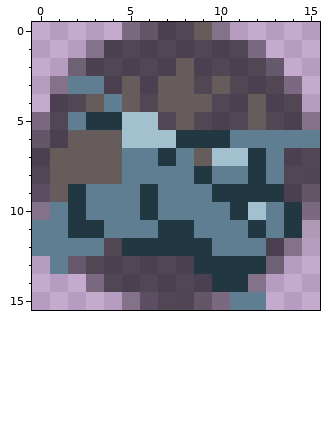
One commit to this pixel-art sprite: Code/TeamTopdown/TeamTopdown/sprites/turretdead.png. The picture above is the old version.
The file is 16x16 pixels. Pixels under 10% opacity are left out. Colours within 5 levels of each other are drawn and written as one.
The result:
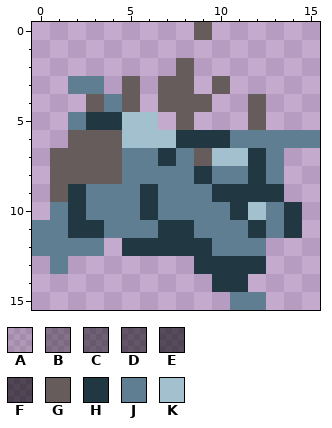
Palette (. is transparent): A #0000001a  B #00000054  C #0000006e  D #0000007e  E #0000008f  F #00000096  G #665c5c  H #213842  J #607e92  K #a2c0ce
Diff:
y 0: x 5..8 BDFF -> ....; x 10 B -> .
y 1: x 3..12 BFFFFFFFFB -> ..........
y 2: x 2..7 CFFFFF -> ......; x 9..13 FFFFC -> .....
y 3: x 1 B -> .; x 4 F -> .; x 6 F -> .; x 9 F -> .; x 11..14 FFFB -> ....
y 4: x 1..2 FF -> ..; x 6 F -> .; x 10..11 FF -> ..; x 13..14 FF -> ..
y 5: x 0..1 BF -> ..; x 7 F -> .; x 9..11 FFF -> ...; x 13..15 FFB -> ...
y 6: x 0..1 DF -> ..
y 7: x 0 F -> .; x 14..15 FF -> ..
y 8: x 0 F -> .; x 14..15 FE -> ..
y 9: x 0 D -> .; x 14..15 FD -> ..
y 10: x 0 B -> .; x 15 B -> .
y 11: x 15 A -> .
y 12: x 4 F -> .; x 13..14 FB -> ..
y 13: x 2..8 CFFFFFF -> .......; x 13 C -> .
y 14: x 3..9 BFFFFFF -> .......; x 12 B -> .
y 15: x 5..10 BDFEDB -> ......
Changed places in both pictures, as pixel boxes (x1, y1, x2, y2):
erased: (32, 22, 320, 310)
